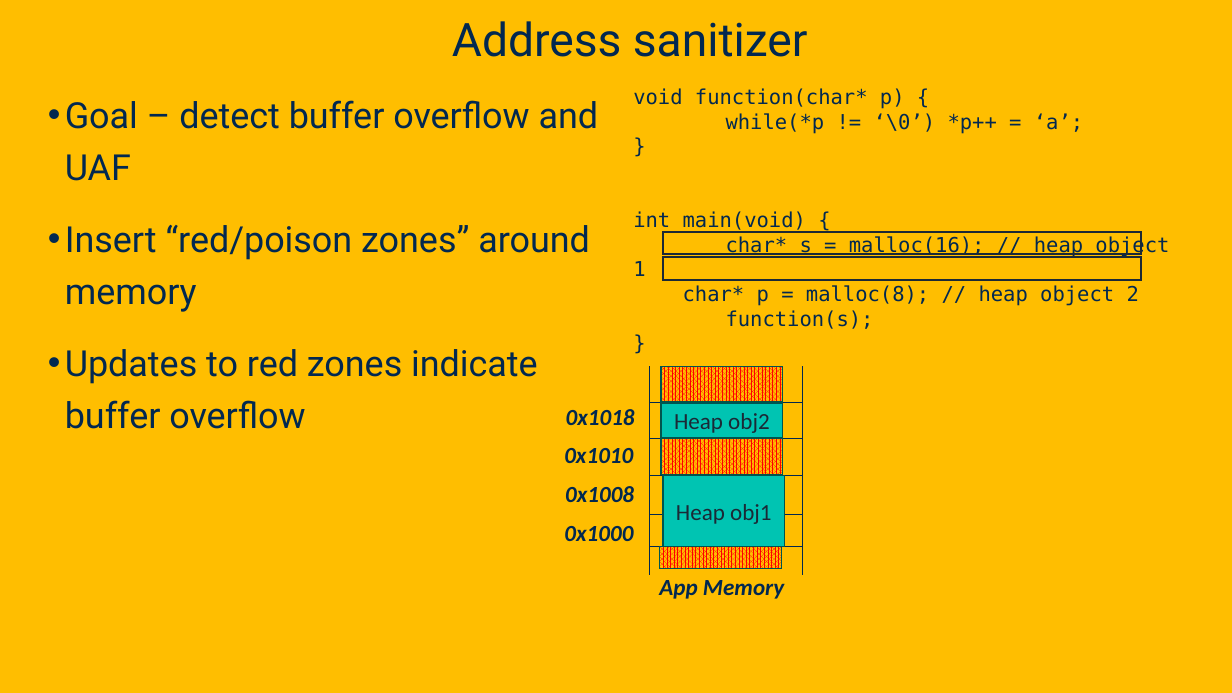
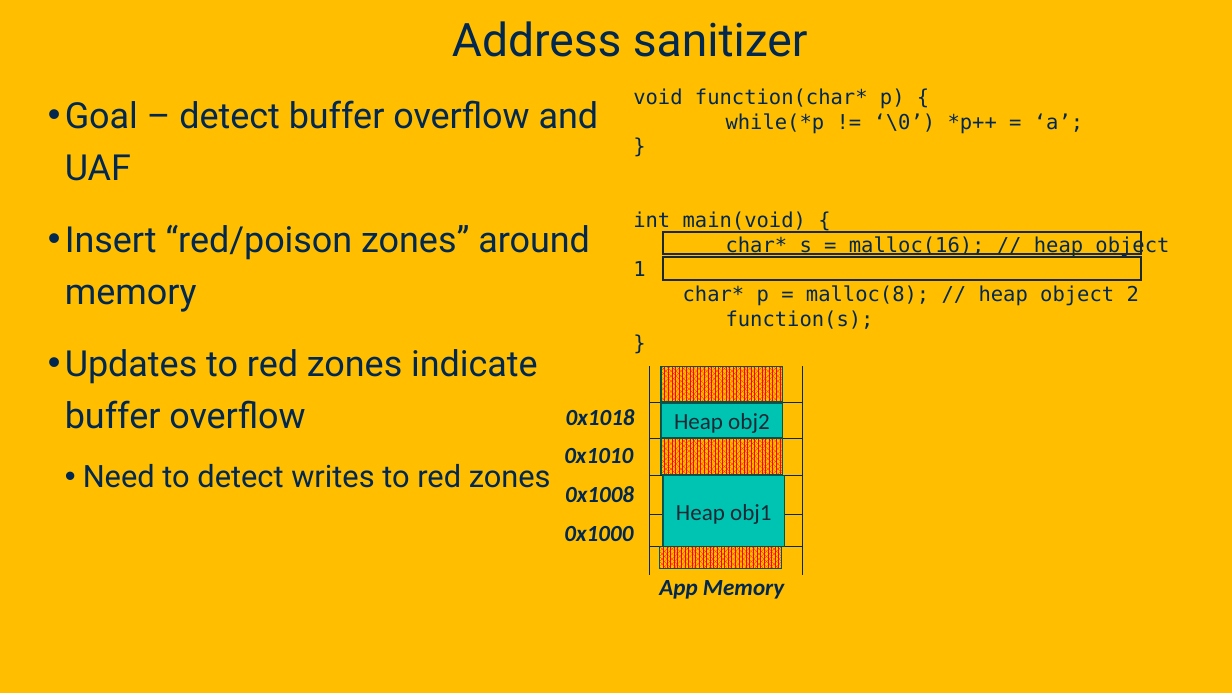
Before and after one commit to davsec-teaching/ecs160-f25, a slide deck: slide 41 of slides/10_fuzzing.pptx. Drawn at 1232x693 pixels with LibreOffice and Linux fonts; fonts in the diff are those of the drawing; background and template pictures are left out. Boxes give left, top, right and bottom in pixels: in the first picture for what was removed or moved away, otherwise in the second. Text is boxed around its words. In the diff, an @@ line names an element or a change of style, - is before the commit and + after.

```diff
--- a/slides/10_fuzzing.pptx
+++ b/slides/10_fuzzing.pptx
@@ text at (x1=83, y1=464, x2=551, y2=488): paragraph added @@
+  • Need to detect writes to red zones
```
Also in this commit, not shown: 4 other slides changed, 1 other file.
